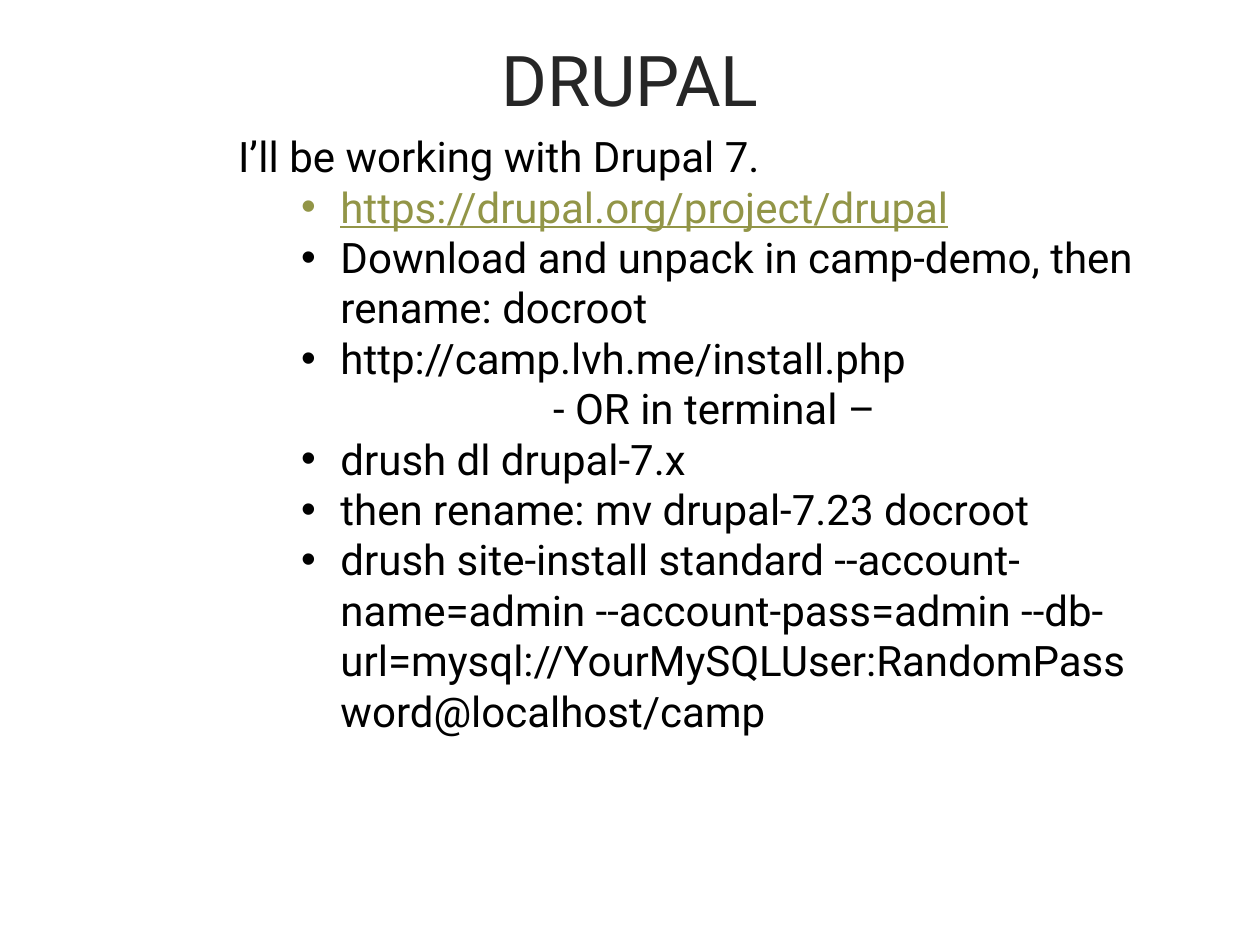
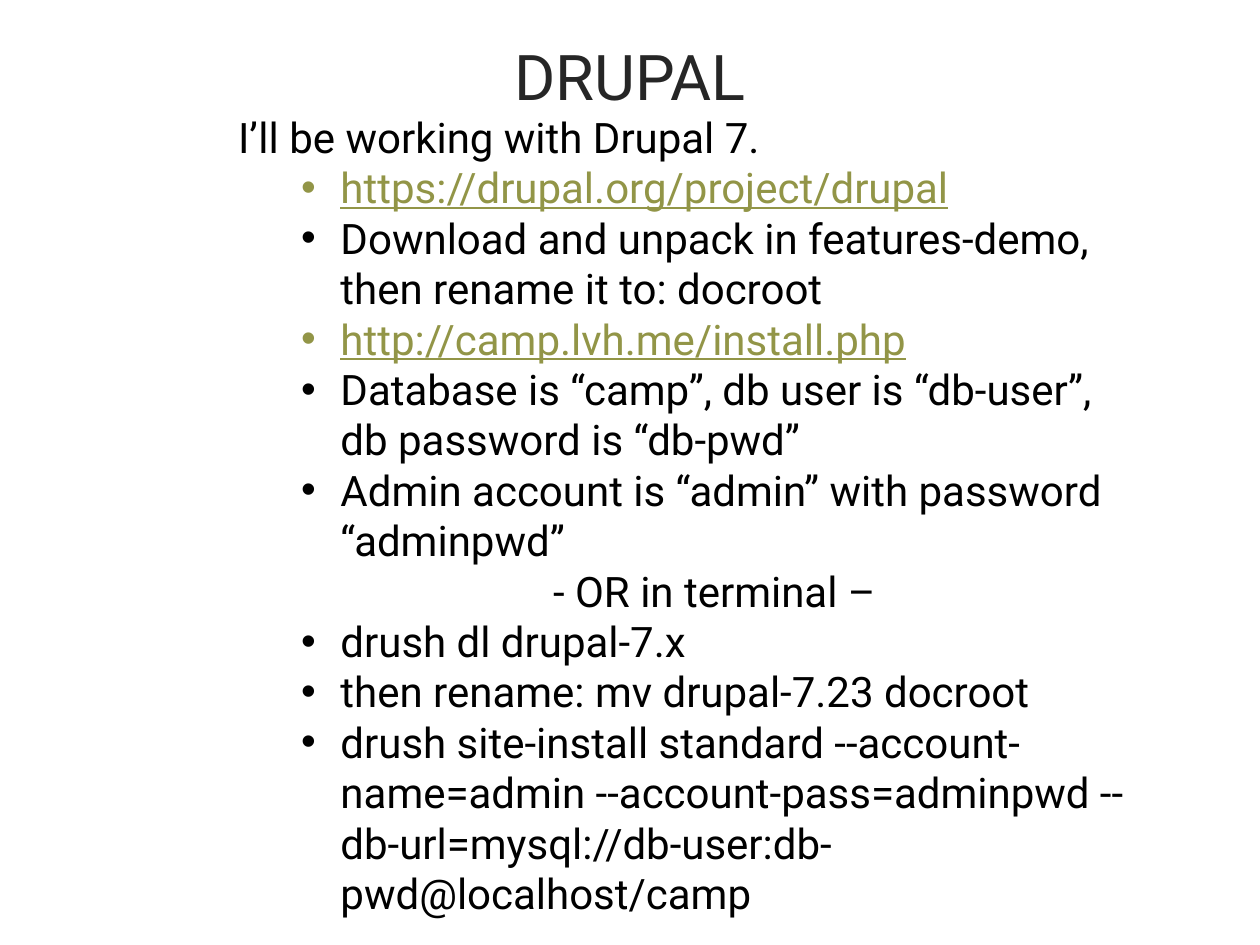
Before and after one commit to ebanford/news-features-start, a slide deck: slide 7 of FeedsDemoPresentation.pptx. Drawn at 1260x945 pixels with LibreOffice and Linux fonts; fonts in the diff are those of the drawing; background and template pictures are left out. Boxes give left, top, right and bottom in pixels: in the first picture for what was removed or moved away, otherwise in the second. Text is boxed around its words. In the diff, an @@ line names an element or a change of style, - is before the commit and + after.

```diff
--- a/FeedsDemoPresentation.pptx
+++ b/FeedsDemoPresentation.pptx
@@ title "DRUPAL" at [514,55,745,101]: size 40 to 36 pt @@
@@ text "I’ll be working with Drupal ...": place and size @@
-text "I’ll be working with Drupal ..." at [238,140,1132,737]
+text "I’ll be working with Drupal ..." at [238,121,1102,919]
@@ text at [340,222,1088,305]: text changed @@
-  • Download and unpack in camp-demo, then rename: docroot
+  • Download and unpack in features-demo, then rename it to: docroot
@@ text at [340,323,905,364]: text colour #000000 to #929547, underline on in "http://camp.lvh.me/install.php" @@
@@ text at [340,373,1102,565]: paragraphs added @@
+  • Database is “camp”, db user is “db-user”, db password is “db-pwd”
+  • Admin account is “admin” with password “adminpwd”
@@ text at [340,726,1090,919]: text changed @@
-  • drush site-install standard --account-name=admin --account-pass=admin --db-url=mysql://YourMySQLUser:RandomPassword@localhost/camp
+  • drush site-install standard --account-name=admin --account-pass=adminpwd --db-url=mysql://db-user:db-pwd@localhost/camp
```
Also in this commit, not shown: 32 other slides changed, 2 slides added, 5 slides removed, 1 other file.
